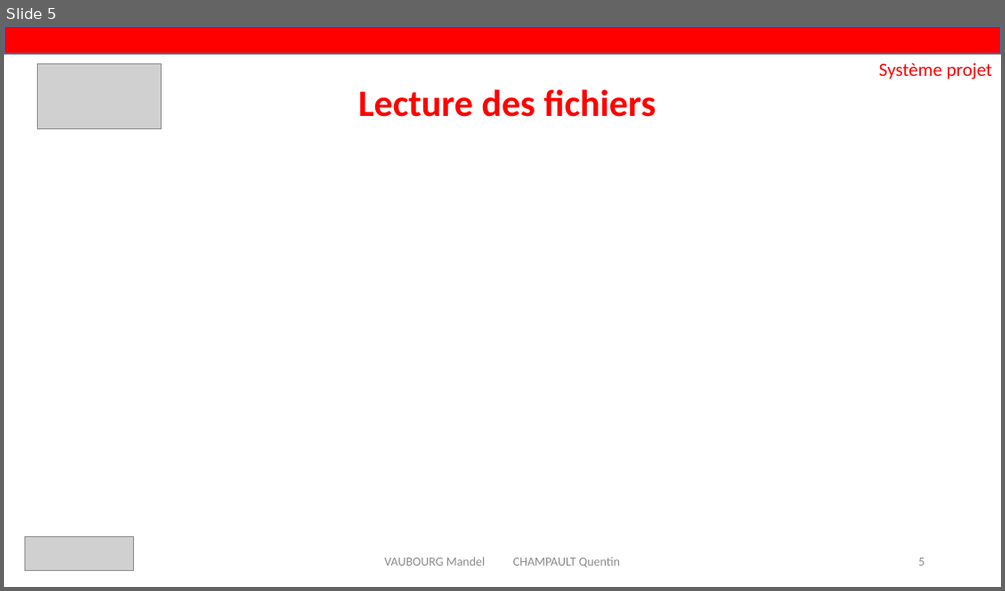
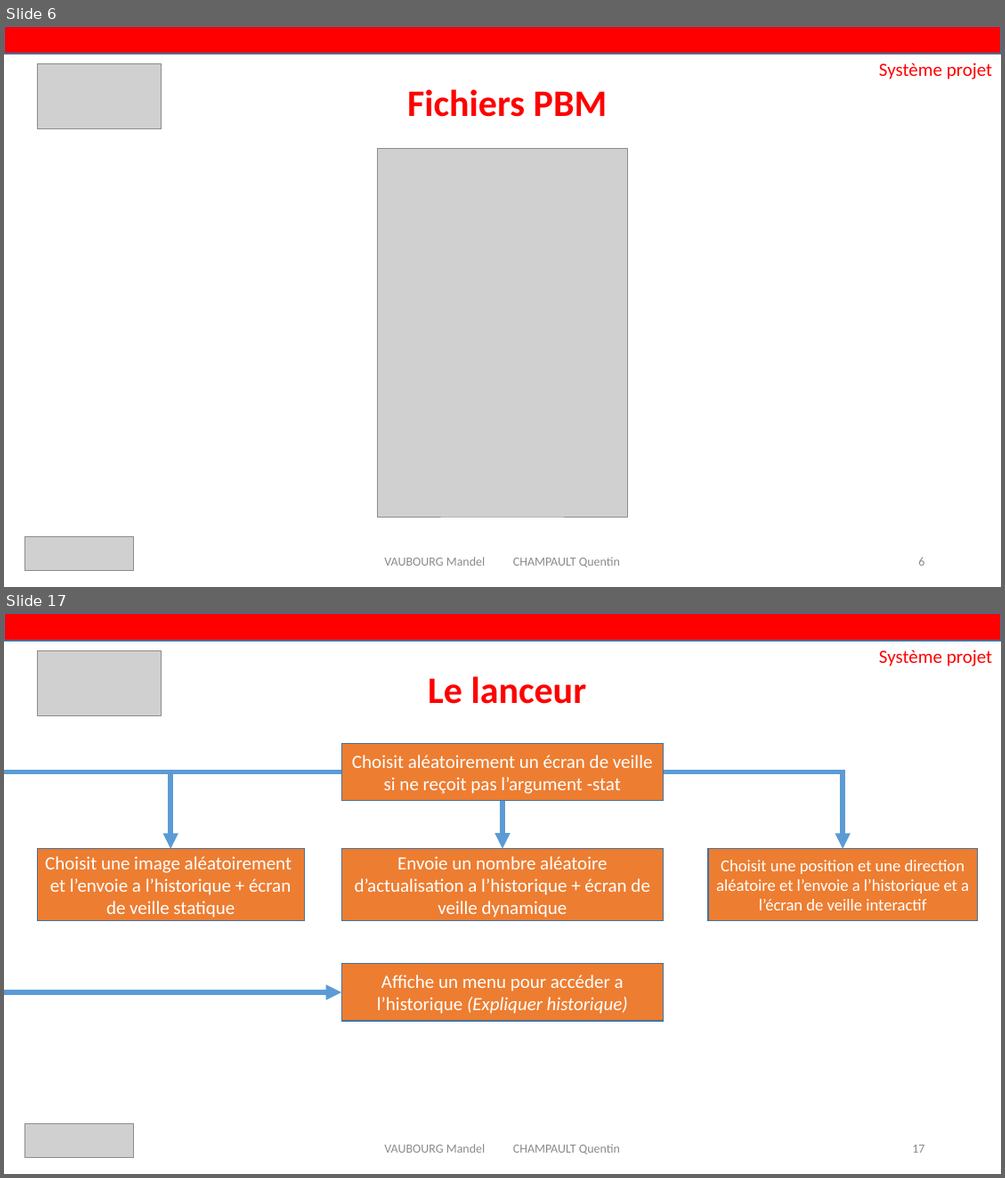
Before and after one commit to Akitoshi02/ExiaScreen, a slide deck: Rapport de fin + Powerpoint/exia.pptx. Shown one above the other, each under a label of ours: slide 5 before the commit, slides 6 and 17 after it; the slides between them are not shown. The pictures are 1005x591 and 1005x1178 pixels, drawn with LibreOffice and Linux fonts; fonts in the diff are those of the drawing; grey boxes stand for pictures. Boxes give left, top, right and bottom in pixels: in the first picture for what was removed or moved away, otherwise in the second. Text is boxed around its words. In the diff, an @@ line names an element or a change of style, - is before the commit and + after.

```diff
--- a/Rapport de fin + Powerpoint/exia.pptx
+++ b/Rapport de fin + Powerpoint/exia.pptx
@@ slide 17 added at (4,613,1001,1174), background #FFFFFF @@
@@ rectangle added at (4,613,1001,641), fill #FF0000, outline #43739E 1 pt @@
@@ picture added at (37,651,161,715) @@
@@ text added at (879,649,992,666), 18 pt, text #FF0000 @@
+Système projet
@@ title added at (428,676,587,704), 36 pt, text #FF0000, bold @@
+Le lanceur
@@ rectangle added at (341,743,663,801), fill #ED7D31, outline #43739E 1 pt, 18 pt, text #FFFFFF @@
+Choisit aléatoirement un écran de veille si ne reçoit pas l’argument -stat
@@ elbow arrow added from (341, 771) to (170, 849), #5B9BD5 5 pt @@
@@ elbow arrow added from (341, 771) to (341, 992), #5B9BD5 5 pt @@
@@ elbow arrow added from (663, 771) to (843, 849), #5B9BD5 5 pt @@
@@ arrow added from (502, 801) to (502, 849), #5B9BD5 5 pt @@
@@ rectangle added at (37,849,304,920), fill #ED7D31, outline #43739E 1 pt, 18 pt, text #FFFFFF @@
+Choisit une image aléatoirement et l’envoie a l’historique + écran de veille statique
@@ rectangle added at (341,849,663,920), fill #ED7D31, outline #43739E 1 pt, 18 pt, text #FFFFFF @@
+Envoie un nombre aléatoire d’actualisation a l’historique + écran de veille dynamique
@@ rectangle added at (708,849,978,920), fill #ED7D31, outline #43739E 1 pt, 16 pt, text #FFFFFF @@
+Choisit une position et une direction aléatoire et l’envoie a l’historique et a l’écran de veille interactif
@@ rectangle added at (341,964,663,1022), fill #ED7D31, outline #43739E 1 pt, 18 pt, text #FFFFFF @@
+Affiche un menu pour accéder a l’historique (Expliquer historique)
@@ picture added at (25,1124,133,1158) @@
@@ text added at (384,1143,620,1154), 12 pt, text #8C8C8C @@
+VAUBOURG Mandel CHAMPAULT Quentin
@@ page number added at (912,1144,924,1152), 12 pt, text #8C8C8C @@
+17
@@ what was slide 5 is now slide 6 @@
@@ slide 6 changed as well @@
@@ title at (407,89,607,117): text changed @@
-Lecture des fichiers
+Fichiers PBM
@@ picture added at (378,149,628,516) @@
```
Also in this commit, not shown: 5 other slides changed, 11 other slides added.
